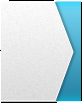
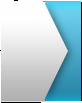
Layers edited between the first and the second 82 × 103 image:
added group "Bryan" with 5 layers above "Kory" over [1, 0, 81, 103]
added layer "Nine Patch" (1st of 2, in "Bryan") in group "Bryan" over [1, 0, 81, 103]
added layer "Default" (1st of 2, in "Bryan") in group "Bryan" over [1, 1, 81, 102]
moved "Nine Patch" (2nd of 2, in "Kory") into group "Kory" over [1, 0, 81, 103]
hid "Default" (2nd of 2, in "Kory"), moved it into group "Kory" over [1, 1, 81, 102]
